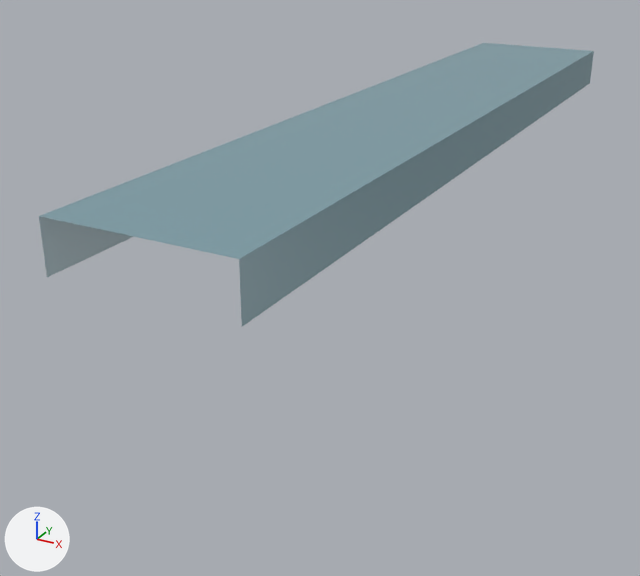
The FBX model Assets/Art/Generated/Boxes/Box_wide.fbx: old version first, new version second.
Both versions are drawn from a 50 mm camera at (4.0, -14.53, 2.98) aimed at (-0.8, -5.8, -1.38). Arrows for +X, +Y and +Z are at lower left; the lights stay in place. The picture after the commit comes second.

The first picture shows 'BoxRidingSurface'.
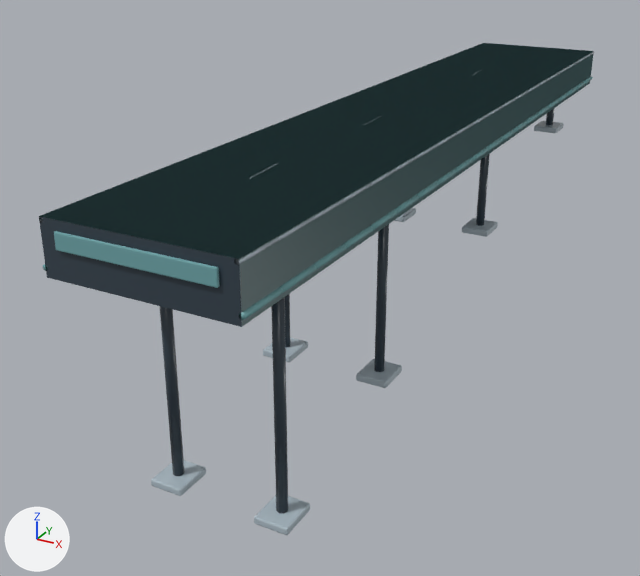
Location of each change, (x1, y1, x2, y2) in pixels of the pictures (640 x 576 px):
'Visual_Box_wide', added
    after: (39, 52, 594, 535)
    faces in mat_steel_007 (dark blue #35424d): (39, 109, 554, 513)
    faces in mat_park_trim_007 (cyan #6fa6aa): (43, 77, 593, 320)
    faces in mat_galvanized_007 (light grey #afbfc8): (39, 52, 594, 535)

What the commit changed:
Material 'park_accent.007' (mat_park_accent_007) is new.
Its base color is (0.92, 0.34, 0.18) (orange #f69e76).
Its roughness is 0.6.
Material 'park_trim.007' (mat_park_trim_007) is new.
Its base color is (0.16, 0.38, 0.4) (cyan #6fa6aa).
Its roughness is 0.55.
Material 'steel.007' (mat_steel_007) is new.
Its base color is (0.035, 0.055, 0.075) (dark blue #35424d).
Its roughness is 0.32.
Material 'galvanized.007' (mat_galvanized_007) is new.
Its base color is (0.43, 0.52, 0.58) (light grey #afbfc8).
Its roughness is 0.27.
Material 'box_top.007' (mat_box_top_007) is new.
Its base color is (0.22, 0.42, 0.44) (cyan #81adb1).
Its roughness is 0.35.
Mesh me_ridingsurface_004 is new.
It has 1922 vertices, 1443 faces and spans x -0.93..0.93, y -10.03..0.03, z -2.11..0.8.
Faces by material slot: [60, 102, 853, 374, 54].
It uses material mat_box_top_007 (cyan #81adb1).
It uses material mat_steel_007 (dark blue #35424d).
It uses material mat_galvanized_007 (light grey #afbfc8).
It uses material mat_park_trim_007 (cyan #6fa6aa).
It uses material mat_park_accent_007 (orange #f69e76).
Object 'Visual_Box_wide' (ob_visual_box_wide) is new; it shows me_ridingsurface_004.
Its location is (0.0, 0.0, 0.0).
